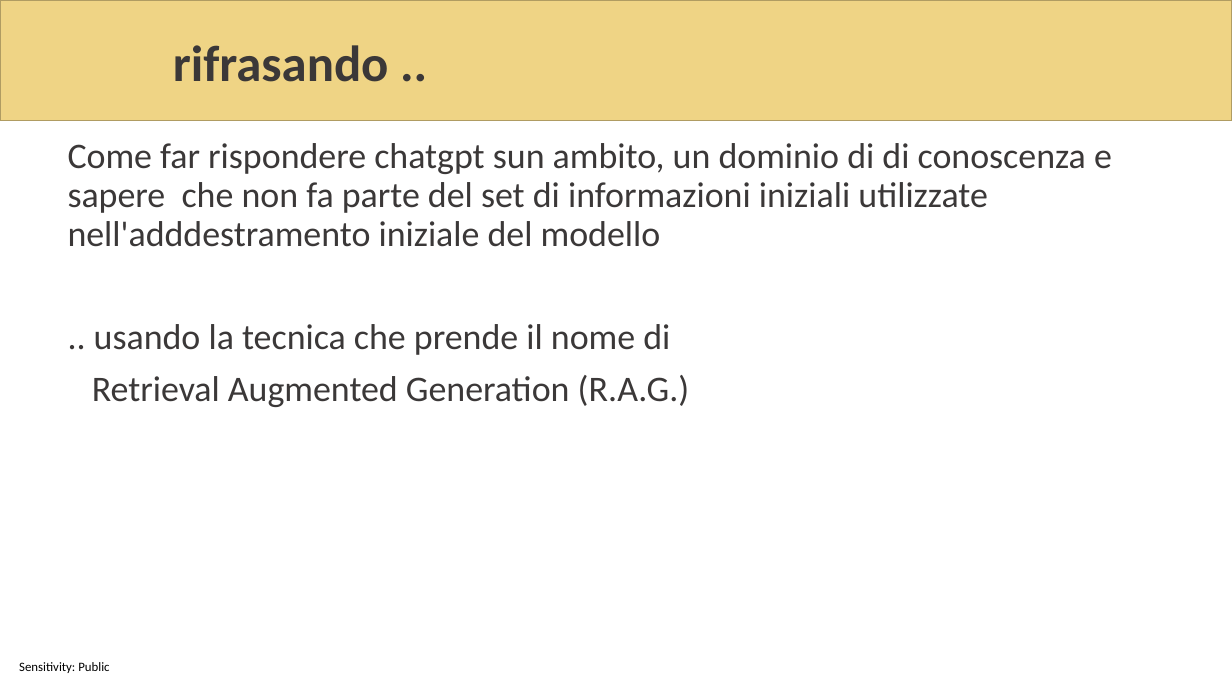
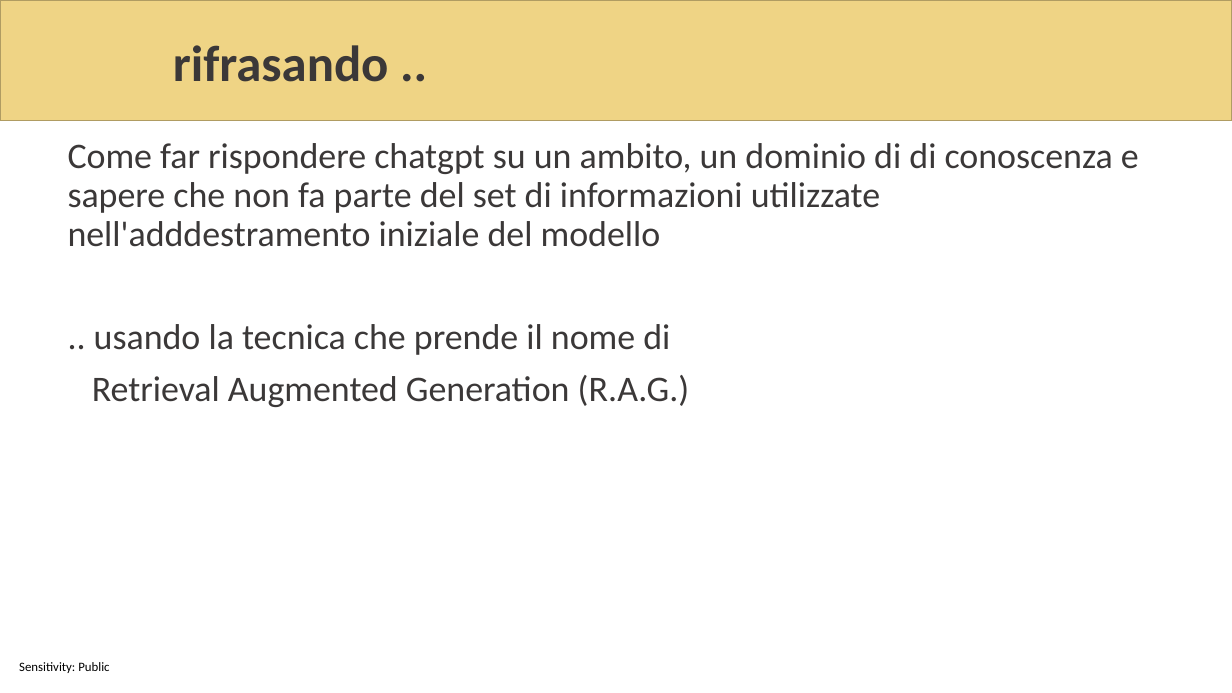
Before and after one commit to sabbadino/AzureDay2023Torino, a slide deck: slide 2 of sessions/room1_15_30/azure-day-ChatBot.pptx. Drawn at 1232x693 pixels with LibreOffice and Linux fonts; fonts in the diff are those of the drawing; background and template pictures are left out. Boxes give left, top, right and bottom in pixels: in the first picture for what was removed or moved away, otherwise in the second. Text is boxed around its words. In the diff, an @@ line names an element or a change of style, - is before the commit and + after.

```diff
--- a/sessions/room1_15_30/azure-day-ChatBot.pptx
+++ b/sessions/room1_15_30/azure-day-ChatBot.pptx
@@ text at <box>68,143,1139,247</box>: text changed @@
-Come far rispondere chatgpt sun ambito, un dominio di di conoscenza e sapere che non fa parte del set di informazioni iniziali utilizzate nell'adddestramento iniziale del modello
+Come far rispondere chatgpt su un ambito, un dominio di di conoscenza e sapere che non fa parte del set di informazioni utilizzate nell'adddestramento iniziale del modello
```
Also in this commit, not shown: 9 other slides changed, 1 slide added, 2 slides removed, 2 other files.
